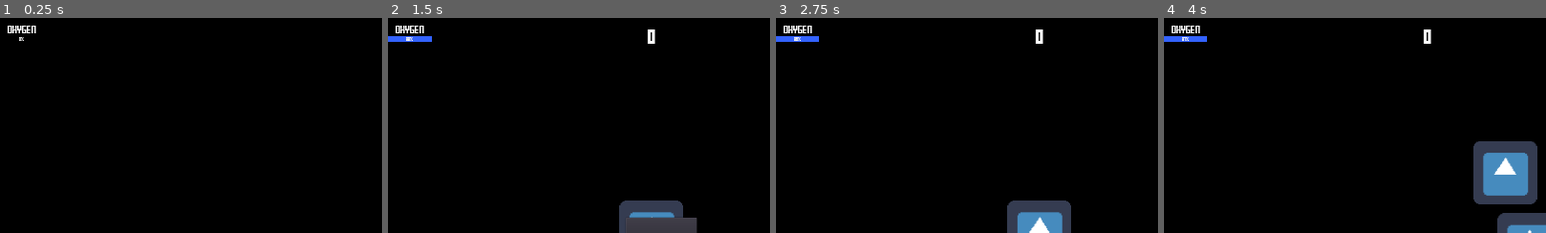
Above: before the commit, frames 1-4 (left to right).
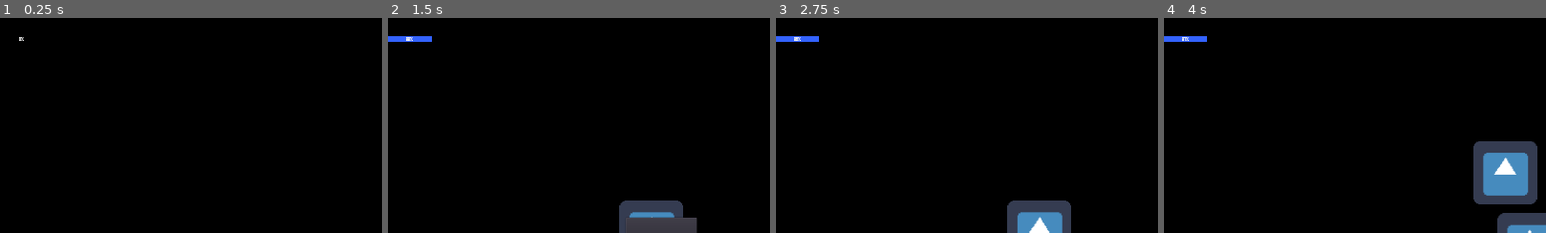
Above: after the commit, the same moments.

Repository: Kreateer/game-off-2020
Game: Godot game, scene res://scenes/Main.tscn
Same seed, same stepped clock (60 frames per second), same inputs: the game is played once before the commit and once after it. The engine's default icon, where the game draws it, is replaced by a stand-in: a white triangle on a blue panel in a dark square.
Inputs:
- Up to frame 1 (0.25 s): no input
- Up to frame 2 (1.5 s): click "Start" at 0.5 s; click "Pause" at 1.25 s
- Up to frame 3 (2.75 s): click "Resume" at 2 s
- Up to frame 4 (4 s): tap Enter at 2.75 s; hold D (right) from 2.78 s (still down); tap W (jump) at 3.02, 3.77 s
The pictures show only the part of the screen within x 16-66%, y 0-50%; the shares and areas given below are measured in that part.

The runs differ from the first frame. In frame 1, 0.2% of the frame differs, in the area x 2-10%, y 3-8%; in frame 2, 0.3%, in the area x 2-70%, y 3-12%; in frame 3, 0.3%; in frame 4, 0.3%.

Commit message:
Fix font references in main scene

Diff:
--- a/scenes/Main.tscn
+++ b/scenes/Main.tscn
@@ -10,18 +10,12 @@
 [ext_resource path="res://scenes/PickupItem02.tscn" type="PackedScene" id=8]
 [ext_resource path="res://scenes/Darkness.tscn" type="PackedScene" id=9]
 [ext_resource path="res://assets/art/black.png" type="Texture" id=10]
+[ext_resource path="res://assets/fonts/FFFFORWA.tres" type="DynamicFont" id=11]
 
-[sub_resource type="DynamicFont" id=1]
-size = 30
-font_data = ExtResource( 6 )
-
-[sub_resource type="DynamicFont" id=2]
-font_data = ExtResource( 6 )
-
-[sub_resource type="StyleBoxFlat" id=4]
+[sub_resource type="StyleBoxFlat" id=1]
 bg_color = Color( 0.203922, 0.388235, 1, 1 )
 
-[sub_resource type="StyleBoxFlat" id=5]
+[sub_resource type="StyleBoxFlat" id=2]
 bg_color = Color( 0, 0, 0, 0.509804 )
 
 [sub_resource type="DynamicFont" id=3]
@@ -78,7 +72,7 @@
 margin_top = -0.790344
 margin_right = 43.5527
 margin_bottom = 41.2097
-custom_fonts/font = SubResource( 1 )
+custom_fonts/font = ExtResource( 11 )
 text = "0"
 align = 1
 valign = 1
@@ -95,7 +89,7 @@
 margin_top = 736.0
 margin_right = -126.0
 margin_bottom = 774.0
-custom_fonts/font = SubResource( 2 )
+custom_fonts/font = ExtResource( 11 )
 text = "Oxygen"
 align = 1
 valign = 1
Not shown: 1 places in scenes/Main.tscn that only renumber resources
